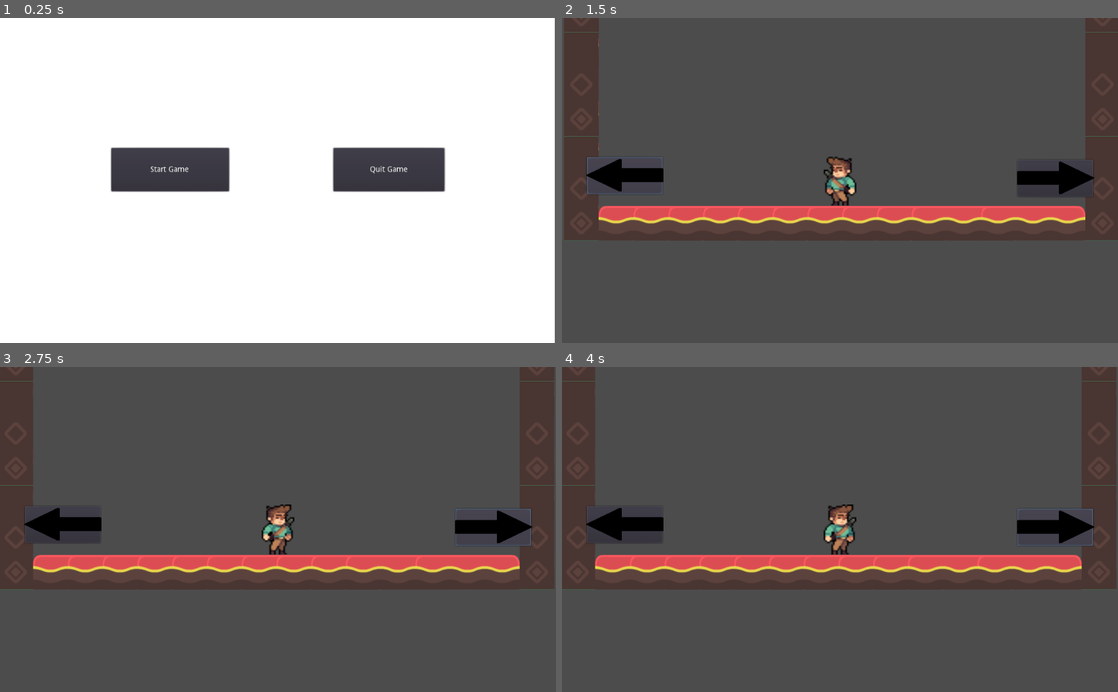
Above: before the commit, frames 1-4 (two rows, left to right).
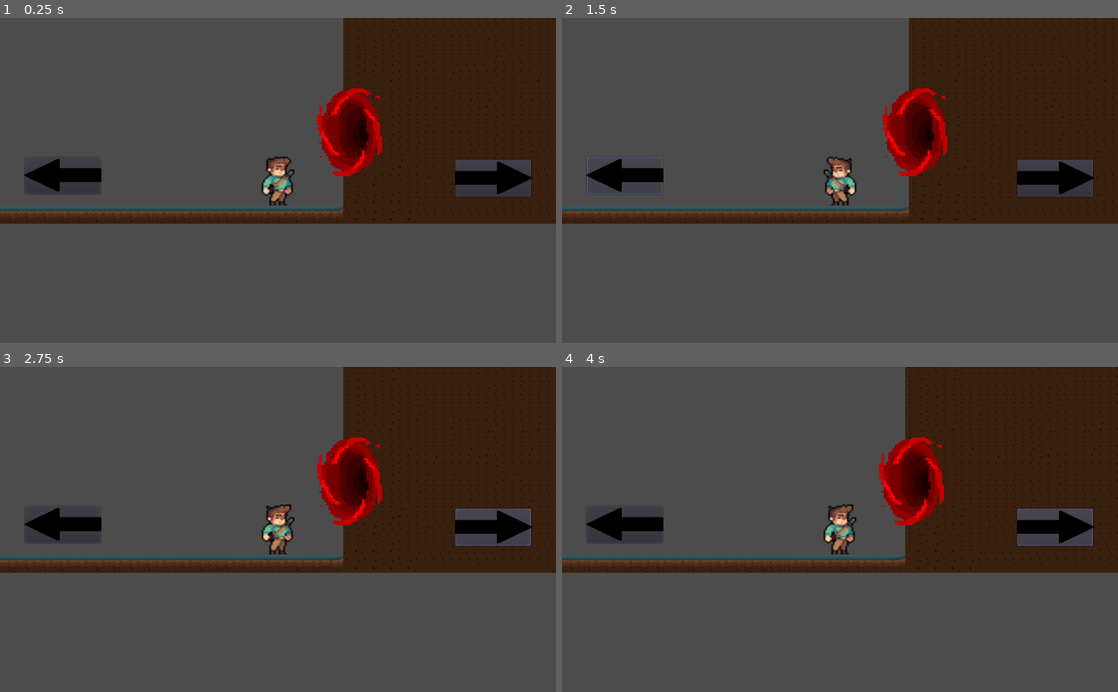
Above: after the commit, the same moments.

Repository: MadejaMaciej/kingdomAlike
Game: Godot game, scene res://Maps/level.tscn
Two runs of this game, one before a commit and one after it. Both use one fixed random seed, a clock stepped at 60 frames per second and the inputs below. Before the commit the project starts from res://Maps/MainMenu.tscn.
Inputs (mouse positions are in pixels of both pictures, inside the frame that each line leads up to):
- Up to frame 1 (0.25 s): no input
- Up to frame 2 (1.5 s): click (734, 170) at 0.5 s, where only the run before the commit has a clickable "Start Game"; click (623, 177) at 1.25 s
- Up to frame 3 (2.75 s): click (494, 526) at 2 s
- Up to frame 4 (4 s): click (623, 526) at 2.75 s; click (1056, 526) at 3.5 s

The runs differ from the first frame. In frame 1, 97% of the frame differs, in the area x 0-100%, y 0-100%; in frame 2, 32%; in frame 3, 32%; in frame 4, 32%.

Commit message:
Update project.godot

Diff:
--- a/gamesFiles/project.godot
+++ b/gamesFiles/project.godot
@@ -16,7 +16,7 @@
 [application]
 
 config/name="kingdomAlike"
-run/main_scene="res://Maps/MainMenu.tscn"
+run/main_scene="res://Maps/level.tscn"
 
 [input]
 
